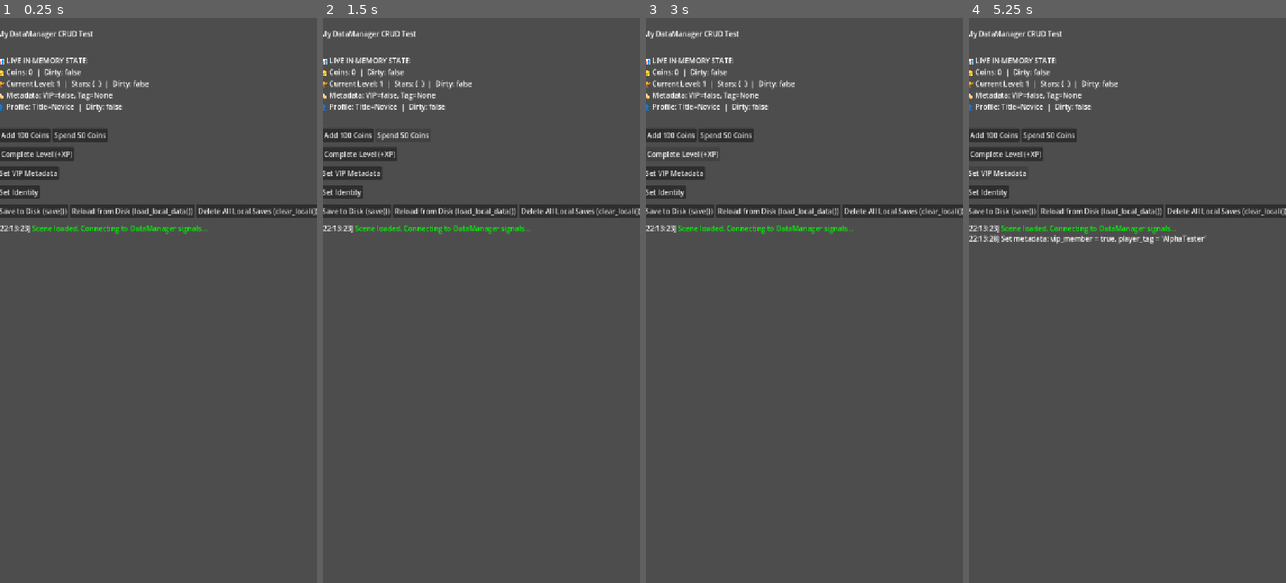
Above: before the commit, frames 1-4 (left to right).
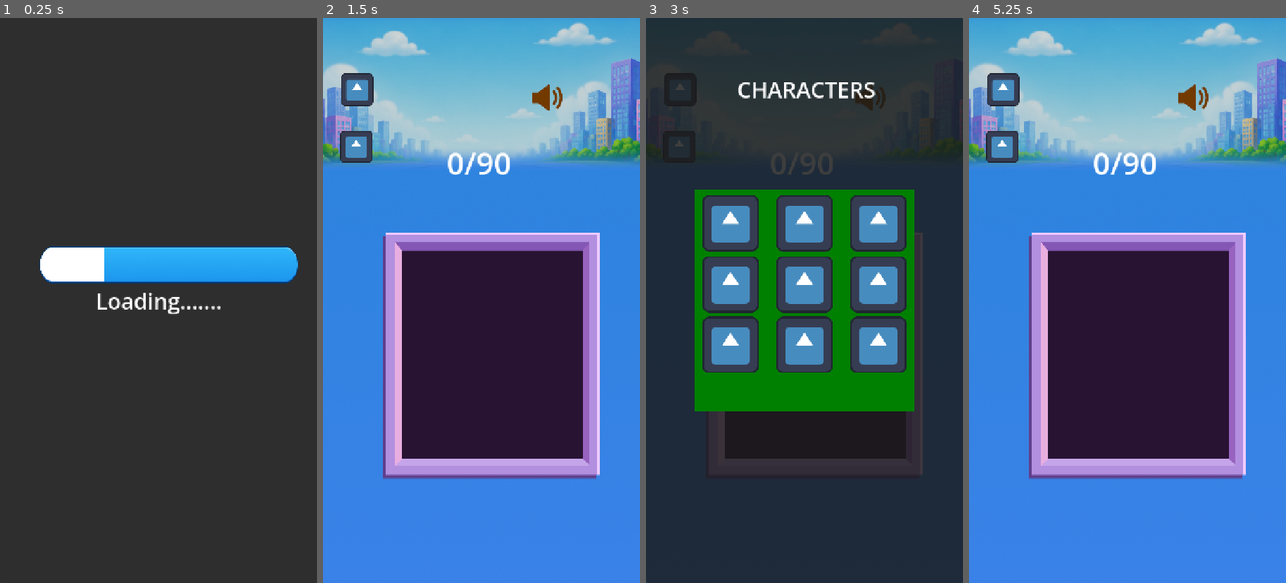
Above: after the commit, the same moments.

Repository: RohanChoudhary-Capsitech/slimey-trails
Game: Godot game, scene res://game/scenes/loading/loading.tscn
The game is run twice, just before and just after one commit, with the same random seed, the same clock (stepped at 60 frames per second) and the same inputs. Before the commit the project starts from res://game/scenes/test/ManualTest.tscn. The engine's default icon, where the game draws it, is replaced by a stand-in: a white triangle on a blue panel in a dark square.
Inputs (mouse positions are in pixels of both pictures, inside the frame that each line leads up to):
- Up to frame 1 (0.25 s): no input
- Up to frame 2 (1.5 s): click (348, 136) at 0.5 s, where only the run before the commit has a clickable "Add 100 Coins"; click (402, 136) at 1.25 s, where only the run before the commit has a clickable "Spend 50 Coins"
- Up to frame 3 (3 s): click (680, 91) at 2.02 s; click (680, 153) at 2.75 s, where only the run before the commit has a clickable "Complete Level (+XP)"
- Up to frame 4 (5.25 s): click (1054, 221) at 3.52 s; click (1127, 221) at 4.27 s; click (997, 170) at 5 s, where only the run before the commit has a clickable "Set VIP Metadata"

The runs differ from the first frame. In frame 1, 96% of the frame differs, in the area x 0-100%, y 0-100%; in frame 2, 100%; in frame 3, 91%; in frame 4, 100%.

Commit message:
main tsn changed

Diff:
--- a/project.godot
+++ b/project.godot
@@ -11,16 +11,16 @@
 [application]
 
 config/name="GameTemplate"
-run/main_scene="uid://bx44asopwnhnr"
+run/main_scene="uid://ci4igrxrxta3u"
 config/features=PackedStringArray("4.7", "GL Compatibility")
 config/icon="res://icon.svg"
 
 [autoload]
 
-DataManagerConfig="*uid://bbcu7m7ky0day"
-DataManagerSignals="*uid://bcee7pmflem5q"
-SyncManager="*uid://bnrg4eorgr11y"
-DataManager="*uid://bn31em8tmpau6"
+DataManagerConfig="*uid://htq3pcx47jay"
+DataManagerSignals="*uid://c7xqwils2irst"
+SyncManager="*uid://bw121kmg04cb6"
+DataManager="*uid://cssf5djy4ahj4"
 GameService="*res://game/autoloads/GameService.gd"
 BackendService="*res://game/autoloads/BackendService.gd"
 
